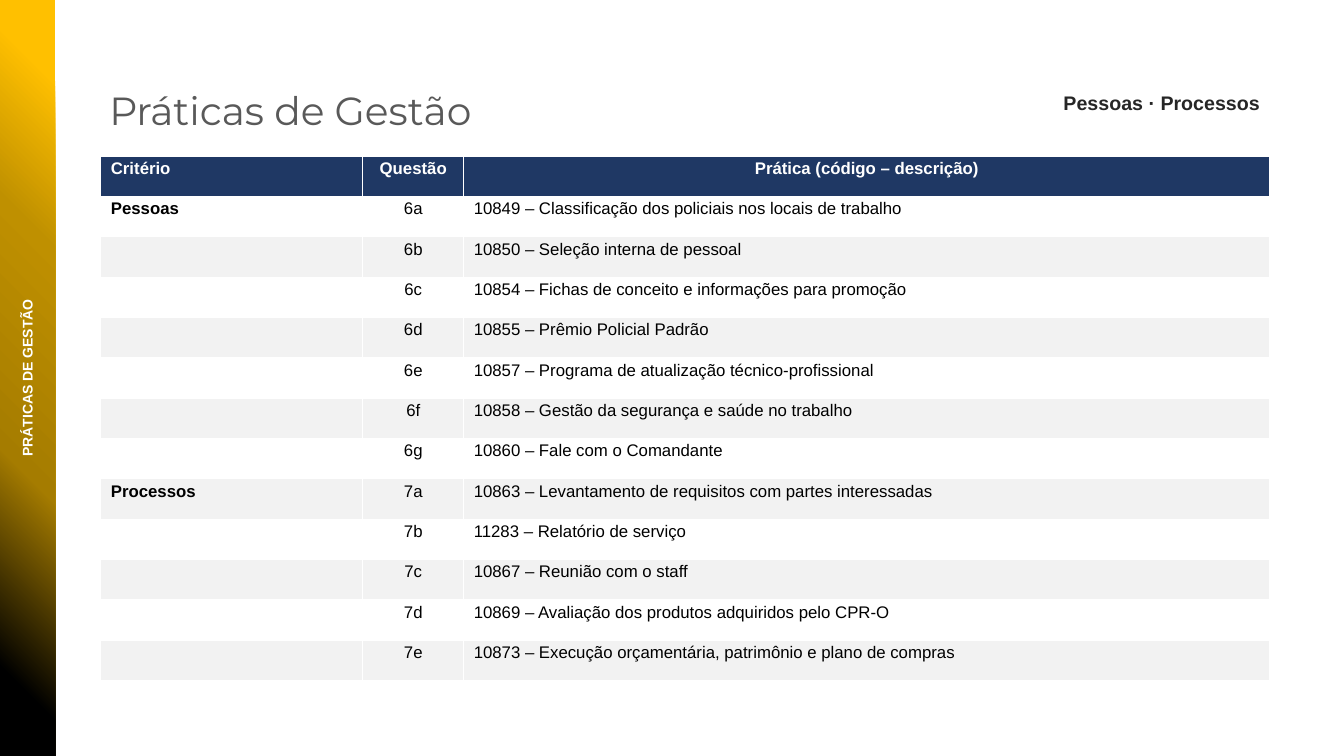
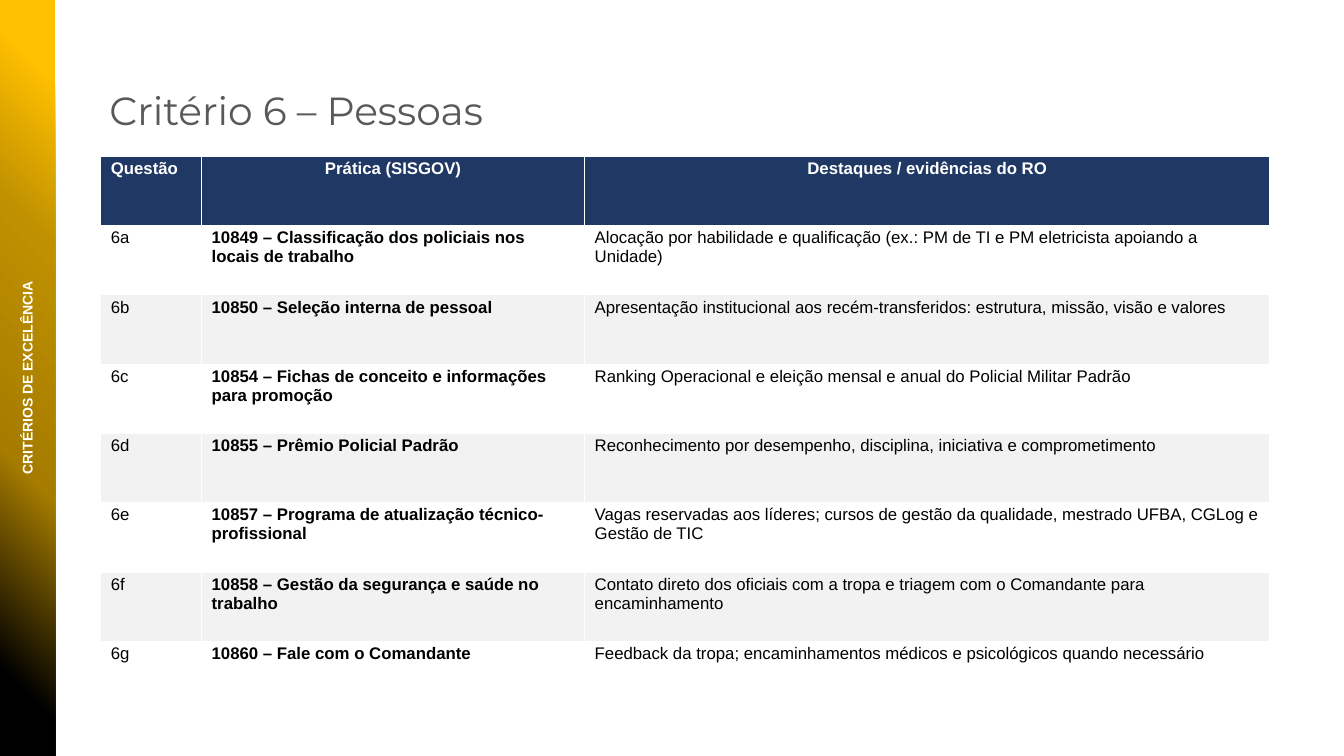
Before and after one commit to niltonbmg/CPOI, a slide deck: slide 37 of apresentacoes/PPMGQ_2026_27BPM.pptx (slide 25 before the commit). Drawn at 1344x756 pixels with LibreOffice and Linux fonts; fonts in the diff are those of the drawing; background and template pictures are left out. Boxes give left, top, right and bottom in pixels: in the first picture for what was removed or moved away, otherwise in the second. Text is boxed around its words. In the diff, an @@ line names an element or a change of style, - is before the commit and + after.

```diff
--- a/apresentacoes/PPMGQ_2026_27BPM.pptx
+++ b/apresentacoes/PPMGQ_2026_27BPM.pptx
@@ text at [109, 96, 483, 125]: text changed @@
-Práticas de Gestão
+Critério 6 – Pessoas
@@ text removed at [1063, 96, 1260, 110] @@
-Pessoas · Processos
@@ table at [101, 156, 1270, 711] @@
-row 1: Critério | Questão | Prática (código – descrição)
-row 2: Pessoas | 6a | 10849 – Classificação dos policiais nos locais de trabalho
-row 3:  | 6b | 10850 – Seleção interna de pessoal
-row 4:  | 6c | 10854 – Fichas de conceito e informações para promoção
-row 5:  | 6d | 10855 – Prêmio Policial Padrão
-row 6:  | 6e | 10857 – Programa de atualização técnico-profissional
-row 7:  | 6f | 10858 – Gestão da segurança e saúde no trabalho
-row 8:  | 6g | 10860 – Fale com o Comandante
-row 9: Processos | 7a | 10863 – Levantamento de requisitos com partes interessadas
-row 10:  | 7b | 11283 – Relatório de serviço
-row 11:  | 7c | 10867 – Reunião com o staff
-row 12:  | 7d | 10869 – Avaliação dos produtos adquiridos pelo CPR-O
-row 13:  | 7e | 10873 – Execução orçamentária, patrimônio e plano de compras
+row 1: Questão | Prática (SISGOV) | Destaques / evidências do RO
+row 2: 6a | 10849 – Classificação dos policiais nos locais de trabalho | Alocação por habilidade e qualificação (ex.: PM de TI e PM eletricista apoiando a Unidade)
+row 3: 6b | 10850 – Seleção interna de pessoal | Apresentação institucional aos recém-transferidos: estrutura, missão, visão e valores
+row 4: 6c | 10854 – Fichas de conceito e informações para promoção | Ranking Operacional e eleição mensal e anual do Policial Militar Padrão
+row 5: 6d | 10855 – Prêmio Policial Padrão | Reconhecimento por desempenho, disciplina, iniciativa e comprometimento
+row 6: 6e | 10857 – Programa de atualização técnico-profissional | Vagas reservadas aos líderes; cursos de gestão da qualidade, mestrado UFBA, CGLog e Gestão de TIC
+row 7: 6f | 10858 – Gestão da segurança e saúde no trabalho | Contato direto dos oficiais com a tropa e triagem com o Comandante para encaminhamento
+row 8: 6g | 10860 – Fale com o Comandante | Feedback da tropa; encaminhamentos médicos e psicológicos quando necessário
@@ text at [20, 292, 36, 473]: text changed @@
-PRÁTICAS DE GESTÃO
+CRITÉRIOS DE EXCELÊNCIA
```
Also in this commit, not shown: 10 other slides changed, 6 slides added, 8 slides removed.
